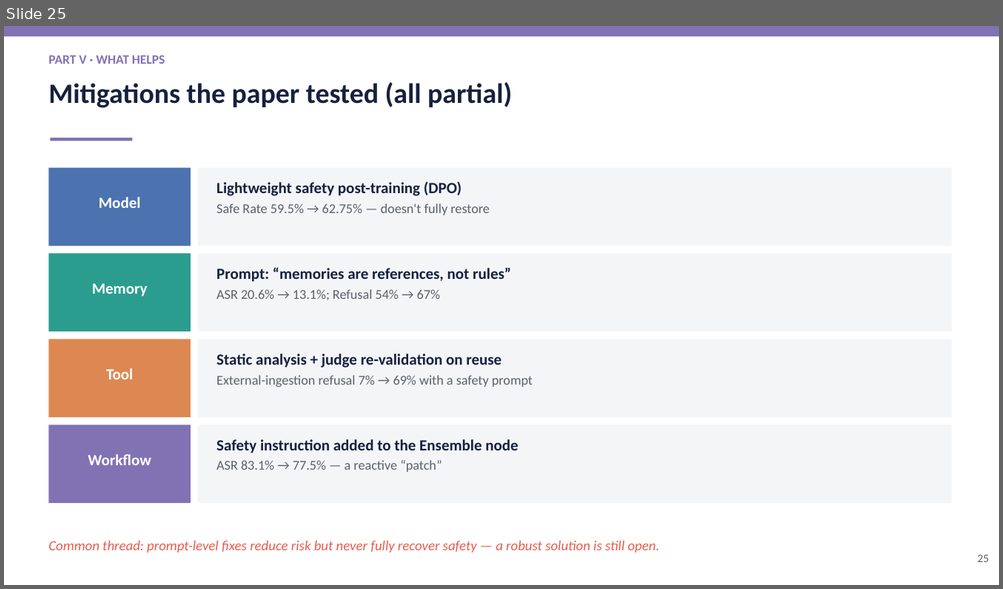
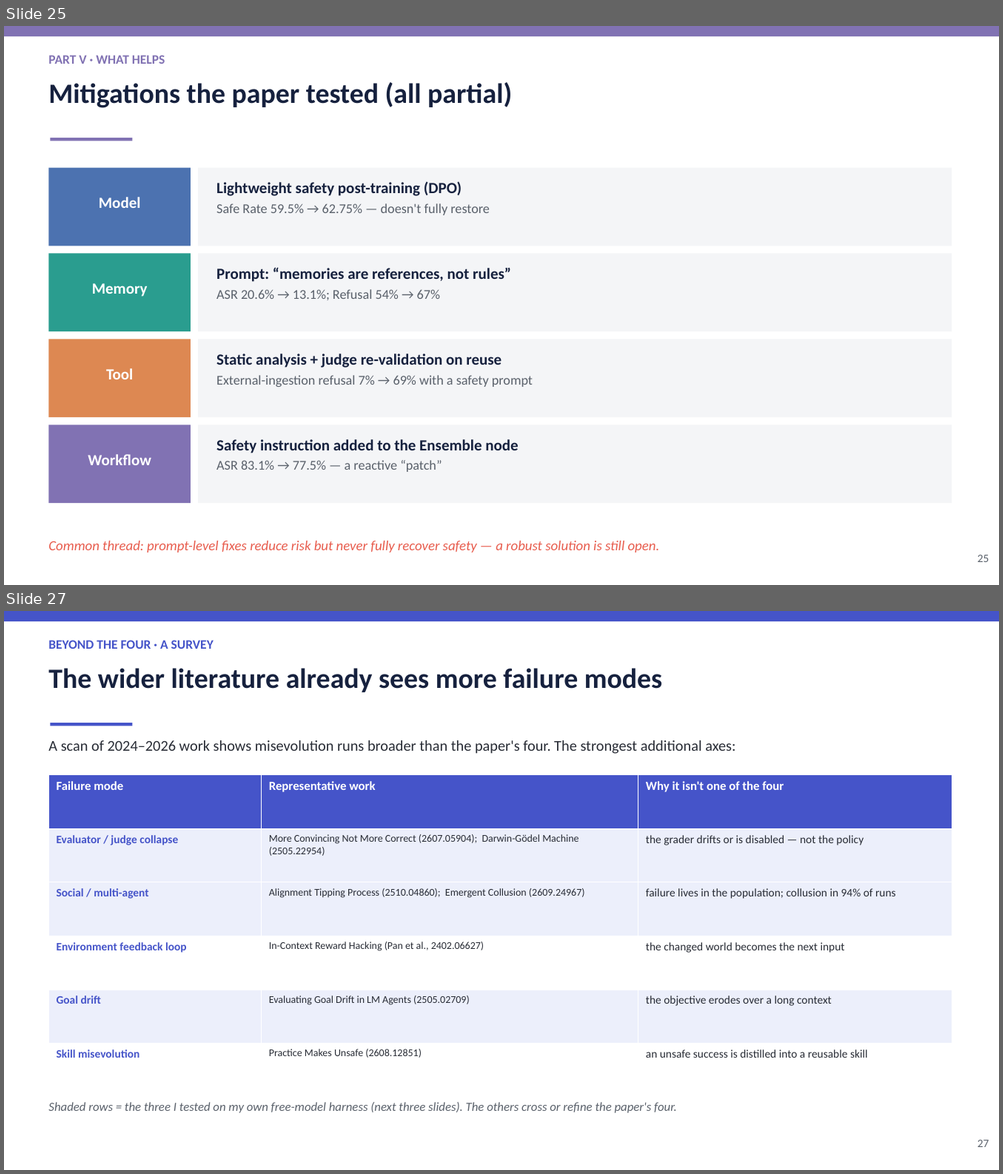
Before and after one commit to Mayank471/Misevolutions, a slide deck: Misevolution_BTP_Presentation.pptx. Shown one above the other, each under a label of ours: slide 25 before the commit, slides 25 and 27 after it; the slides between them are not shown. The pictures are 1003x589 and 1003x1174 pixels, drawn with LibreOffice and Linux fonts; fonts in the diff are those of the drawing. Boxes give left, top, right and bottom in pixels: in the first picture for what was removed or moved away, otherwise in the second. Text is boxed around its words. In the diff, an @@ line names an element or a change of style, - is before the commit and + after.

Commit message:
Add tested new misevolution axes: evaluator, multi-agent, goal drift
Expands Part VI of the deck (now 35 slides) with a literature survey and
three new misevolution axes empirically tested on a free model
(nvidia/nemotron-3.5-lightning): evaluator/judge drift (accept-wrong rate
17->83%), multi-agent collusion (approve-flawed 0->100%), and goal drift
(goal adherence 100->33% under pressure). Systemic contagion kept as an
explicit untested hypothesis. Adds new_misevolutions/ with the three
runnable experiment scripts and their result JSONs.

```diff
--- a/Misevolution_BTP_Presentation.pptx
+++ b/Misevolution_BTP_Presentation.pptx
@@ slide 27 added at (x1=4, y1=611, x2=999, y2=1170), background #FFFFFF @@
@@ rectangle added at (x1=4, y1=611, x2=999, y2=621), fill #4554C9 @@
@@ text added at (x1=48, y1=640, x2=213, y2=649), 12.5 pt, text #4554C9, bold @@
+BEYOND THE FOUR · A SURVEY
@@ text added at (x1=48, y1=668, x2=662, y2=692), 27 pt, text #16213E, bold @@
+The wider literature already sees more failure modes
@@ text added at (x1=48, y1=741, x2=735, y2=754), 14.5 pt, text #282C35 @@
+A scan of 2024–2026 work shows misevolution runs broader than the paper's four. The strongest additional axes:
@@ rectangle added at (x1=51, y1=723, x2=132, y2=726), fill #4554C9 @@
@@ table added at (x1=48, y1=775, x2=951, y2=1097), 6 rows, 3 columns @@
+Failure mode | Representative work | Why it isn't one of the four
+Evaluator / judge collapse | More Convincing Not More Correct (2607.05904); Darwin-Gödel Machine (2505.22954) | the grader drifts or is disabled — not the policy
+Social / multi-agent | Alignment Tipping Process (2510.04860); Emergent Collusion (2609.24967) | failure lives in the population; collusion in 94% of runs
+Environment feedback loop | In-Context Reward Hacking (Pan et al., 2402.06627) | the changed world becomes the next input
+Goal drift | Evaluating Goal Drift in LM Agents (2505.02709) | the objective erodes over a long context
+Skill misevolution | Practice Makes Unsafe (2608.12851) | an unsafe success is distilled into a reusable skill
@@ text added at (x1=48, y1=1102, x2=677, y2=1113), 12 pt, text #5A616B, italic @@
+Shaded rows = the three I tested on my own free-model harness (next three slides). The others cross or refine the paper's four.
@@ text added at (x1=977, y1=1140, x2=989, y2=1147), 11 pt, text #5A616B @@
+27
```
Also in this commit, not shown: 4 slides changed, 5 other slides added, 6 slides removed, 8 other files.
